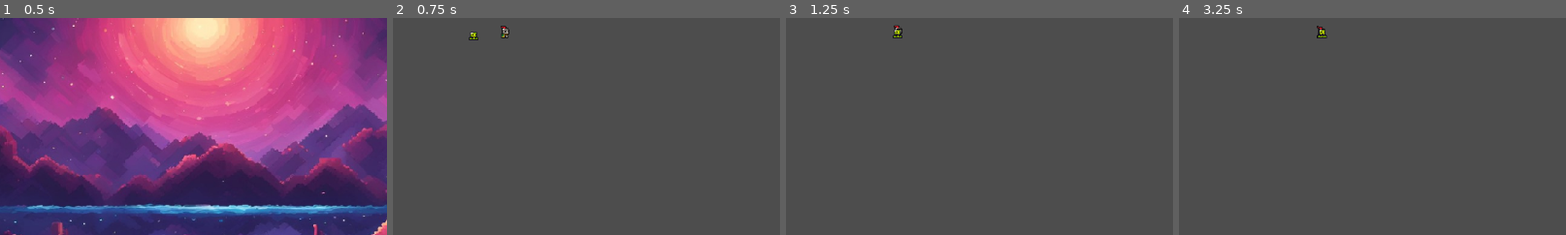
Above: before the commit, frames 1-4 (left to right).
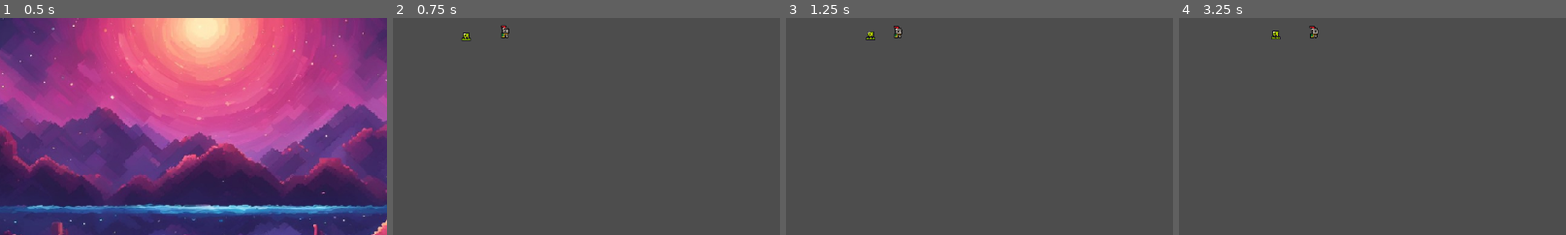
Above: after the commit, the same moments.

Repository: lorGR/NebulaBlades
Game: Godot game, scene res://scenes/main.tscn
Same seed, same stepped clock (60 frames per second), same inputs: the game is played once before the commit and once after it.
Inputs:
- Up to frame 1 (0.5 s): no input
- Up to frame 2 (0.75 s): click "Start" at 0.5 s
- Up to frame 3 (1.25 s): no input
- Up to frame 4 (3.25 s): click "Back" at 1.25 s; click "Start" at 2 s; hold D (right) from 2.78 s (still down)
The pictures show only the part of the screen within x 24-74%, y 41-91%; the shares and areas given below are measured in that part.

Frame 1 is identical in both runs. In frame 2, 0.2% of the frame differs, in the area x 17-31%, y 3-11%; in frame 3, 0.2%; in frame 4, 0.3%, in the area x 23-39%, y 3-10%.

Commit message:
add player animations back
added hurt and run animations (needs to be implemented)
things take damage and die now :skull:

Diff:
--- a/scenes/npcs/slime.gd
+++ b/scenes/npcs/slime.gd
@@ -1,23 +1,34 @@
 extends Node2D
 
-@export var speed: float = 100.0
+@export var SPEED: float = 35.0
+@export var HEALTH: float = 10.0
+@export var DAMAGE: float = 1.0
+@onready var animated_sprite_2d = $AnimatedSprite2D
 var player: Node2D
 
 func _ready():
-	$Area2D.area_entered.connect(_on_area_2d_area_entered)
 	print("slime spawned")
 
 	# Find the player in the scene tree (assuming the player node is a sibling to the enemy node)
 	player = get_parent().get_node("Player")
 
 func _process(delta: float):
+	if HEALTH <= 0:
+		animated_sprite_2d.play("die")
+		queue_free()
+
 	if player:
 		# Calculate the direction to the player
 		var direction = (player.global_position - global_position).normalized()
 		# Move the enemy towards the player
-		position += direction * speed * delta
+		position += direction * SPEED * delta
+
 
 func _on_area_2d_area_entered(area):
-	if area.is_in_group("player_projectile"):
+	if area.is_in_group("player"):
 		print("*takes damage* or something >_>")
-		# Add logic for taking damage or other actions
+		melee(player)
+
+func melee(body: Node2D):
+	body.HEALTH -= DAMAGE
+	print("dealt " + str(DAMAGE) + " to " + body.name)
--- a/scenes/npcs/slime.tscn
+++ b/scenes/npcs/slime.tscn
@@ -1,9 +1,26 @@
-[gd_scene load_steps=13 format=3 uid="uid://ctnvkae87y5x4"]
+[gd_scene load_steps=17 format=3 uid="uid://ctnvkae87y5x4"]
 
 [ext_resource type="Script" path="res://scenes/npcs/slime.gd" id="1_4d7n0"]
 [ext_resource type="Texture2D" uid="uid://bhap86w78h3qv" path="res://assets/sprites/slime_green.png" id="1_7tdle"]
 
 [sub_resource type="RectangleShape2D" id="RectangleShape2D_hjk83"]
+size = Vector2(10, 10)
+
+[sub_resource type="AtlasTexture" id="AtlasTexture_3kayr"]
+atlas = ExtResource("1_7tdle")
+region = Rect2(72, 0, 24, 24)
+
+[sub_resource type="AtlasTexture" id="AtlasTexture_yjkw8"]
+atlas = ExtResource("1_7tdle")
+region = Rect2(48, 0, 24, 24)
+
+[sub_resource type="AtlasTexture" id="AtlasTexture_m7k55"]
+atlas = ExtResource("1_7tdle")
+region = Rect2(24, 0, 24, 24)
+
+[sub_resource type="AtlasTexture" id="AtlasTexture_7vjcv"]
+atlas = ExtResource("1_7tdle")
+region = Rect2(0, 0, 24, 24)
 
 [sub_resource type="AtlasTexture" id="AtlasTexture_pk2nr"]
 atlas = ExtResource("1_7tdle")
@@ -39,6 +56,23 @@
 
 [sub_resource type="SpriteFrames" id="SpriteFrames_wnoce"]
 animations = [{
+"frames": [{
+"duration": 1.0,
+"texture": SubResource("AtlasTexture_3kayr")
+}, {
+"duration": 1.0,
+"texture": SubResource("AtlasTexture_yjkw8")
+}, {
+"duration": 1.0,
+"texture": SubResource("AtlasTexture_m7k55")
+}, {
+"duration": 1.0,
+"texture": SubResource("AtlasTexture_7vjcv")
+}],
+"loop": true,
+"name": &"die",
+"speed": 5.0
+}, {
 "frames": [{
 "duration": 1.0,
 "texture": SubResource("AtlasTexture_pk2nr")
@@ -80,12 +114,15 @@
 [node name="Area2D" type="Area2D" parent="." groups=["enemy"]]
 
 [node name="CollisionShape2D" type="CollisionShape2D" parent="Area2D" groups=["enemy"]]
+position = Vector2(0, -5)
 shape = SubResource("RectangleShape2D_hjk83")
 
 [node name="AnimatedSprite2D" type="AnimatedSprite2D" parent="." groups=["enemy"]]
 position = Vector2(0, -12)
 sprite_frames = SubResource("SpriteFrames_wnoce")
-animation = &"move"
+animation = &"die"
 autoplay = "move"
+frame_progress = 0.917269
 
 [connection signal="area_entered" from="Area2D" to="." method="_on_area_2d_area_entered"]
+[connection signal="animation_changed" from="AnimatedSprite2D" to="." method="_on_animated_sprite_2d_animation_changed"]
--- a/scenes/player/player.gd
+++ b/scenes/player/player.gd
@@ -1,6 +1,9 @@
 extends Node2D
 
-const SPEED = 100.0
+@export var SPEED: float = 75.0
+@export var HEALTH: float = 35.0
+@export var DAMAGE: float = 2
+@onready var animated_sprite_2d = $AnimatedSprite2D
 
 func _physics_process(delta):
 	# Get the input direction and handle the movement/deceleration.
@@ -15,12 +18,28 @@
 		position.x += direction * SPEED * delta
 
 func _ready():
-	$Area2D.area_entered.connect(_on_area_2d_area_entered)
+	pass
+
+func _process(delta):
+	if HEALTH <= 0:
+		animated_sprite_2d.play("die")
+		queue_free()
 
 func _on_area_2d_area_entered(area):
 	if area.is_in_group("enemy"):
+		var slime = area.get_parent()
 		print("An enemy touched me Q_Q")
+		melee(slime)
 		# Take damage or die or whatever
 
 	elif area.is_in_group("collectible"):
 		print("Collected something")
+
+func melee(body: Node2D):
+	body.HEALTH -= DAMAGE
+	print("dealt " + str(DAMAGE) + " to " + body.name)
+
+
+func _on_animated_sprite_2d_animation_finished():
+	if animated_sprite_2d.animation == "hurt":
+			animated_sprite_2d.play("idle")
--- a/scenes/player/player.tscn
+++ b/scenes/player/player.tscn
@@ -6,6 +6,38 @@
 [sub_resource type="RectangleShape2D" id="RectangleShape2D_vgr8m"]
 size = Vector2(9, 13)
 
+[sub_resource type="AtlasTexture" id="AtlasTexture_euqy3"]
+atlas = ExtResource("1_knbht")
+region = Rect2(0, 224, 32, 32)
+
+[sub_resource type="AtlasTexture" id="AtlasTexture_d2n3e"]
+atlas = ExtResource("1_knbht")
+region = Rect2(32, 224, 32, 32)
+
+[sub_resource type="AtlasTexture" id="AtlasTexture_6hxn3"]
+atlas = ExtResource("1_knbht")
+region = Rect2(64, 224, 32, 32)
+
+[sub_resource type="AtlasTexture" id="AtlasTexture_t6wpi"]
+atlas = ExtResource("1_knbht")
+region = Rect2(96, 224, 32, 32)
+
+[sub_resource type="AtlasTexture" id="AtlasTexture_eeag5"]
+atlas = ExtResource("1_knbht")
+region = Rect2(0, 192, 32, 32)
+
+[sub_resource type="AtlasTexture" id="AtlasTexture_cufua"]
+atlas = ExtResource("1_knbht")
+region = Rect2(32, 192, 32, 32)
+
+[sub_resource type="AtlasTexture" id="AtlasTexture_qb58t"]
+atlas = ExtResource("1_knbht")
+region = Rect2(64, 192, 32, 32)
+
+[sub_resource type="AtlasTexture" id="AtlasTexture_8aauw"]
+atlas = ExtResource("1_knbht")
+region = Rect2(96, 192, 32, 32)
+
 [sub_resource type="AtlasTexture" id="AtlasTexture_7mo32"]
 atlas = ExtResource("1_knbht")
 region = Rect2(0, 0, 32, 32)
@@ -21,11 +53,109 @@
 [sub_resource type="AtlasTexture" id="AtlasTexture_7v4cy"]
 atlas = ExtResource("1_knbht")
 region = Rect2(96, 0, 32, 32)
+
+[sub_resource type="AtlasTexture" id="AtlasTexture_i0xyr"]
+atlas = ExtResource("1_knbht")
+region = Rect2(0, 64, 32, 32)
+
+[sub_resource type="AtlasTexture" id="AtlasTexture_nqqrg"]
+atlas = ExtResource("1_knbht")
+region = Rect2(32, 64, 32, 32)
+
+[sub_resource type="AtlasTexture" id="AtlasTexture_ds6rt"]
+atlas = ExtResource("1_knbht")
+region = Rect2(64, 64, 32, 32)
+
+[sub_resource type="AtlasTexture" id="AtlasTexture_8i3hl"]
+atlas = ExtResource("1_knbht")
+region = Rect2(96, 64, 32, 32)
+
+[sub_resource type="AtlasTexture" id="AtlasTexture_kr5fa"]
+atlas = ExtResource("1_knbht")
+region = Rect2(128, 64, 32, 32)
+
+[sub_resource type="AtlasTexture" id="AtlasTexture_hj0qn"]
+atlas = ExtResource("1_knbht")
+region = Rect2(160, 64, 32, 32)
+
+[sub_resource type="AtlasTexture" id="AtlasTexture_lfsy1"]
+atlas = ExtResource("1_knbht")
+region = Rect2(192, 64, 32, 32)
+
+[sub_resource type="AtlasTexture" id="AtlasTexture_pvvxw"]
+atlas = ExtResource("1_knbht")
+region = Rect2(224, 64, 32, 32)
+
+[sub_resource type="AtlasTexture" id="AtlasTexture_v83te"]
+atlas = ExtResource("1_knbht")
+region = Rect2(0, 96, 32, 32)
+
+[sub_resource type="AtlasTexture" id="AtlasTexture_mermy"]
+atlas = ExtResource("1_knbht")
+region = Rect2(32, 96, 32, 32)
+
+[sub_resource type="AtlasTexture" id="AtlasTexture_hit7a"]
+atlas = ExtResource("1_knbht")
+region = Rect2(64, 96, 32, 32)
+
+[sub_resource type="AtlasTexture" id="AtlasTexture_jkkv2"]
+atlas = ExtResource("1_knbht")
+region = Rect2(96, 96, 32, 32)
+
+[sub_resource type="AtlasTexture" id="AtlasTexture_rdk85"]
+atlas = ExtResource("1_knbht")
+region = Rect2(128, 96, 32, 32)
+
+[sub_resource type="AtlasTexture" id="AtlasTexture_w4xbs"]
+atlas = ExtResource("1_knbht")
+region = Rect2(160, 96, 32, 32)
+
+[sub_resource type="AtlasTexture" id="AtlasTexture_f433r"]
+atlas = ExtResource("1_knbht")
+region = Rect2(192, 96, 32, 32)
+
+[sub_resource type="AtlasTexture" id="AtlasTexture_cqm86"]
+atlas = ExtResource("1_knbht")
+region = Rect2(224, 96, 32, 32)
 
 [sub_resource type="SpriteFrames" id="SpriteFrames_7kx21"]
 animations = [{
 "frames": [{
 "duration": 1.0,
+"texture": SubResource("AtlasTexture_euqy3")
+}, {
+"duration": 1.0,
+"texture": SubResource("AtlasTexture_d2n3e")
+}, {
+"duration": 1.0,
+"texture": SubResource("AtlasTexture_6hxn3")
+}, {
+"duration": 1.0,
+"texture": SubResource("AtlasTexture_t6wpi")
+}],
+"loop": true,
+"name": &"die",
+"speed": 5.0
+}, {
+"frames": [{
+"duration": 1.0,
+"texture": SubResource("AtlasTexture_eeag5")
+}, {
+"duration": 1.0,
+"texture": SubResource("AtlasTexture_cufua")
+}, {
+"duration": 1.0,
+"texture": SubResource("AtlasTexture_qb58t")
+}, {
+"duration": 1.0,
+"texture": SubResource("AtlasTexture_8aauw")
+}],
+"loop": true,
+"name": &"hurt",
+"speed": 5.0
+}, {
+"frames": [{
+"duration": 1.0,
 "texture": SubResource("AtlasTexture_7mo32")
 }, {
 "duration": 1.0,
@@ -39,6 +169,59 @@
 }],
 "loop": true,
 "name": &"idle",
+"speed": 5.0
+}, {
+"frames": [{
+"duration": 1.0,
+"texture": SubResource("AtlasTexture_i0xyr")
+}, {
+"duration": 1.0,
+"texture": SubResource("AtlasTexture_nqqrg")
+}, {
+"duration": 1.0,
+"texture": SubResource("AtlasTexture_ds6rt")
+}, {
+"duration": 1.0,
+"texture": SubResource("AtlasTexture_8i3hl")
+}, {
+"duration": 1.0,
+"texture": SubResource("AtlasTexture_kr5fa")
+}, {
+"duration": 1.0,
+"texture": SubResource("AtlasTexture_hj0qn")
+}, {
+"duration": 1.0,
+"texture": SubResource("AtlasTexture_lfsy1")
+}, {
+"duration": 1.0,
+"texture": SubResource("AtlasTexture_pvvxw")
+}, {
+"duration": 1.0,
+"texture": SubResource("AtlasTexture_v83te")
+}, {
+"duration": 1.0,
+"texture": SubResource("AtlasTexture_mermy")
+}, {
+"duration": 1.0,
+"texture": SubResource("AtlasTexture_hit7a")
+}, {
+"duration": 1.0,
+"texture": SubResource("AtlasTexture_jkkv2")
+}, {
+"duration": 1.0,
+"texture": SubResource("AtlasTexture_rdk85")
+}, {
+"duration": 1.0,
+"texture": SubResource("AtlasTexture_w4xbs")
+}, {
+"duration": 1.0,
+"texture": SubResource("AtlasTexture_f433r")
+}, {
+"duration": 1.0,
+"texture": SubResource("AtlasTexture_cqm86")
+}],
+"loop": true,
+"name": &"run",
 "speed": 5.0
 }]
 
@@ -54,8 +237,7 @@
 [node name="AnimatedSprite2D" type="AnimatedSprite2D" parent="." groups=["player"]]
 position = Vector2(0, -12)
 sprite_frames = SubResource("SpriteFrames_7kx21")
-animation = &"idle"
+animation = &"run"
 autoplay = "idle"
-frame_progress = 0.916529
 
 [connection signal="area_entered" from="Area2D" to="." method="_on_area_2d_area_entered"]
Not shown: 1 places in scenes/player/player.tscn that only renumber resources
